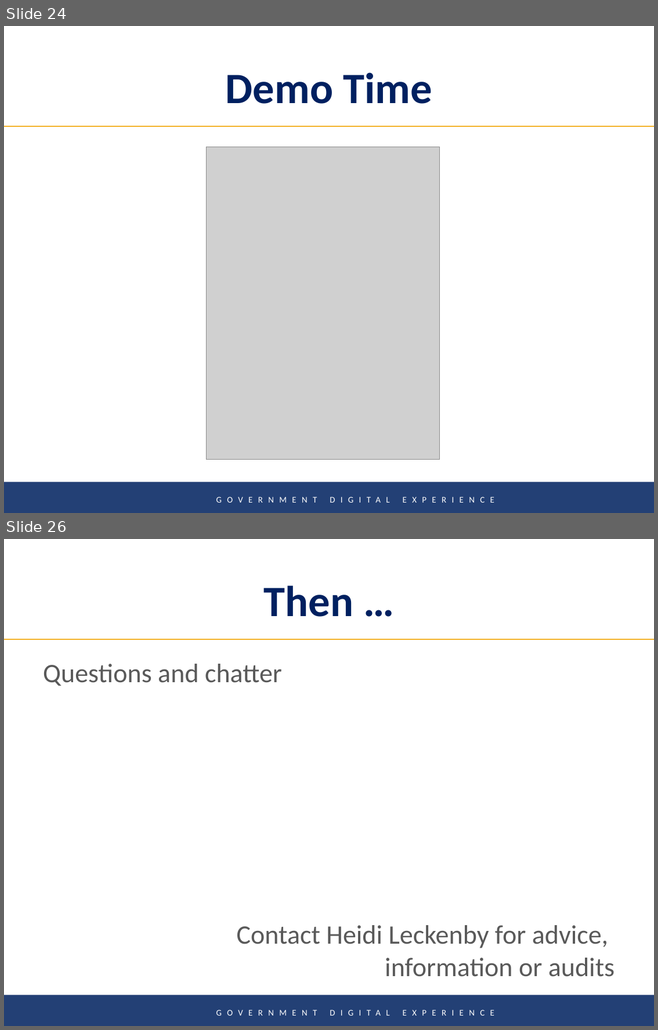
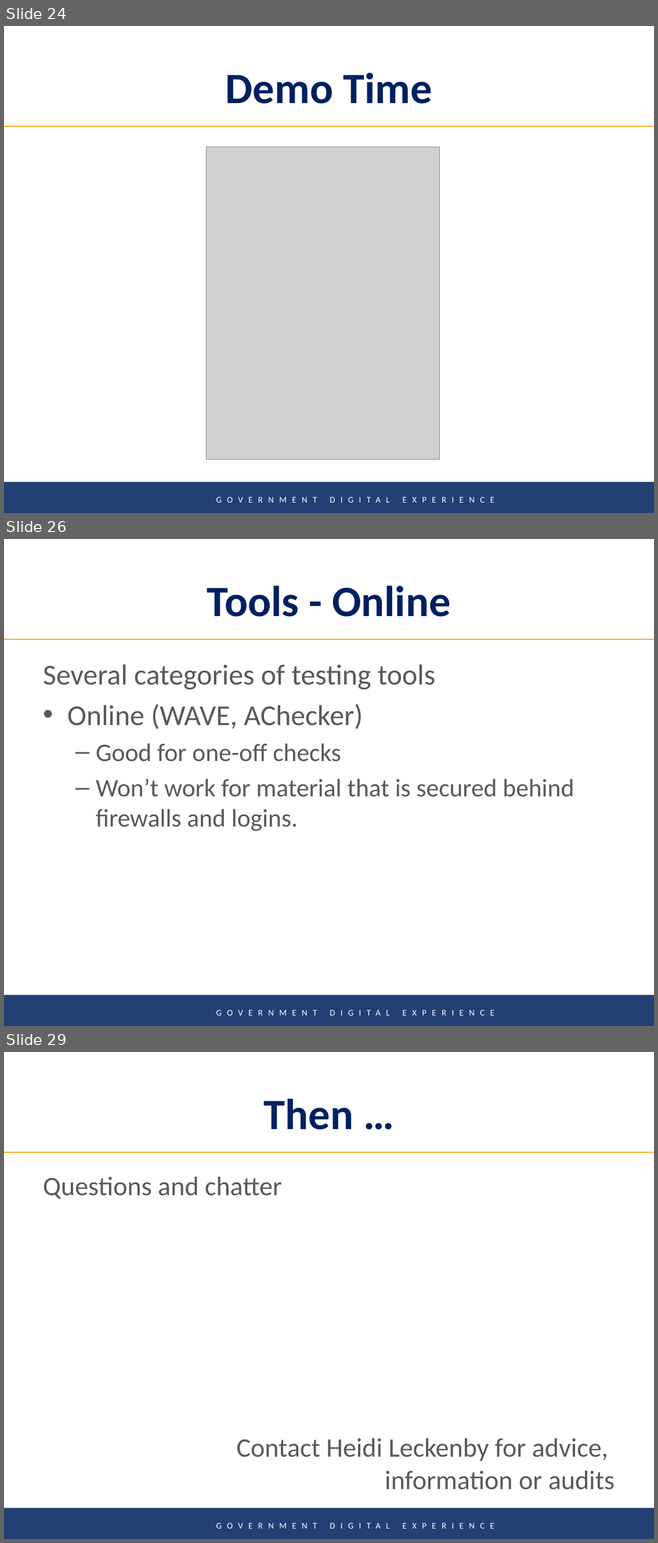
Before and after one commit to Gavin-McLeod/Accessibility-presentation, a slide deck: Digital Product Innovation in the Public Service-TRAN.pptx. Shown one above the other, each under a label of ours: slides 24 and 26 before the commit, slides 24, 26 and 29 after it; the slides between them are not shown. The pictures are 658x1030 and 658x1543 pixels, drawn with LibreOffice and Linux fonts; fonts in the diff are those of the drawing; grey boxes stand for pictures; background and template pictures are left out. Boxes give left, top, right and bottom in pixels: in the first picture for what was removed or moved away, otherwise in the second. Text is boxed around its words. In the diff, an @@ line names an element or a change of style, - is before the commit and + after.

```diff
--- a/Digital Product Innovation in the Public Service-TRAN.pptx
+++ b/Digital Product Innovation in the Public Service-TRAN.pptx
@@ slide 26 added at (4, 539, 654, 1026), background #FFFFFF; not listed: 2 template elements that a slide beside it also shows @@
@@ title added at (207, 585, 451, 617), 48 pt, text #002060, bold @@
+Tools - Online
@@ text added at (43, 664, 574, 831), 28 pt, text #595959 @@
+Several categories of testing tools
+• Online (WAVE, AChecker)
+  – Good for one-off checks
+  – Won’t work for material that is secured behind firewalls and logins.
@@ what was slide 26 is now slide 29 @@
```
Also in this commit, not shown: 3 slides changed, 3 other slides added, 1 slide removed, 1 other file.
